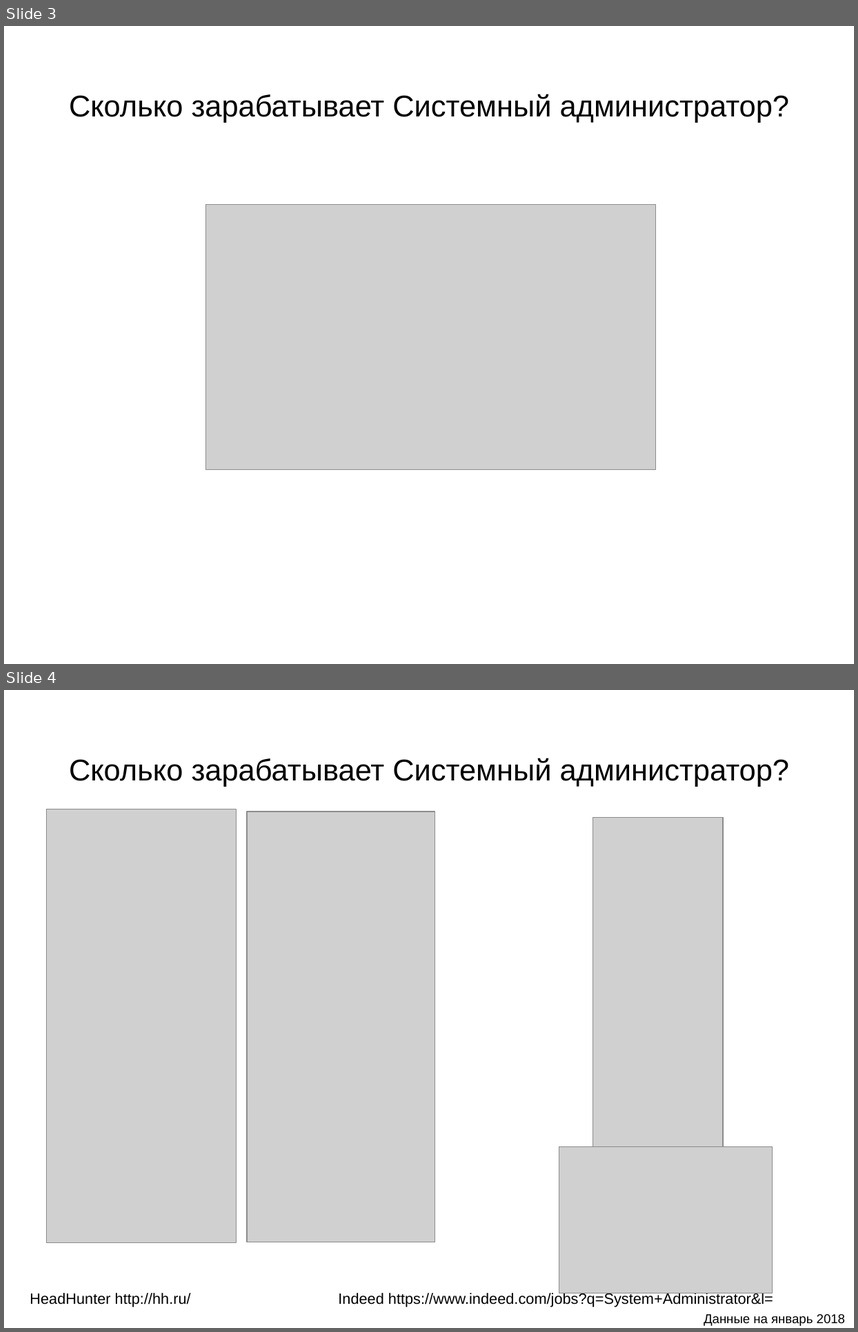
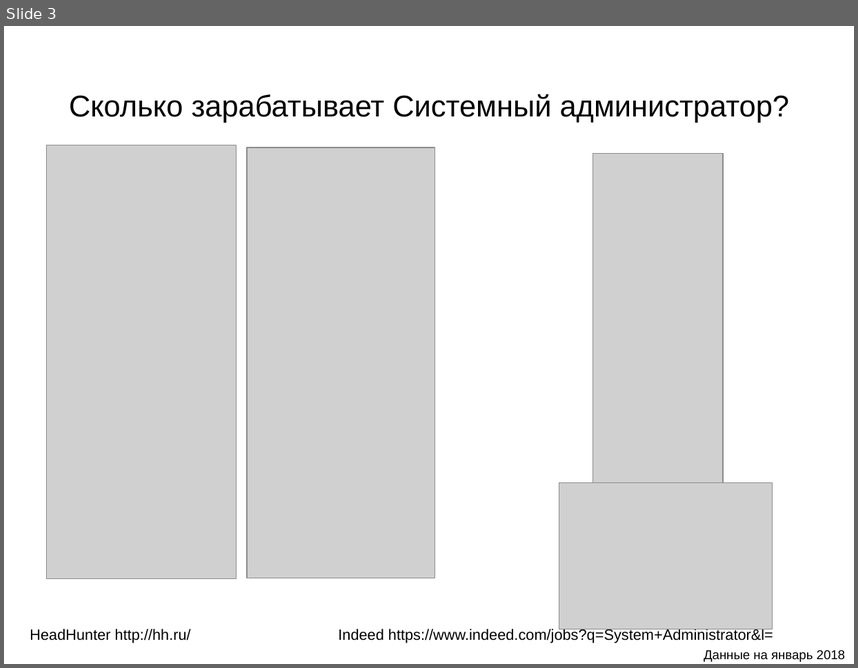
Before and after one commit to j-avdeev/SchoolCourse, a slide deck: ProfOrient.odp. Shown one above the other, each under a label of ours: slides 3 and 4 before the commit, slide 3 after it. The pictures are 858x1332 and 858x668 pixels, drawn with LibreOffice and Linux fonts; fonts in the diff are those of the drawing; grey boxes stand for pictures. Boxes give left, top, right and bottom in pixels: in the first picture for what was removed or moved away, otherwise in the second. Text is boxed around its words. In the diff, an @@ line names an element or a change of style, - is before the commit and + after.

```diff
--- a/ProfOrient.odp
+++ b/ProfOrient.odp
@@ slide 3 removed at bbox=[4, 26, 854, 664], background #FFFFFF @@
@@ title removed at bbox=[69, 94, 790, 123] @@
-Сколько зарабатывает Системный администратор?
@@ picture removed at bbox=[206, 204, 656, 470] @@
@@ what was slide 4 is now slide 3 @@
```
Also in this commit, not shown: 1 other file.
